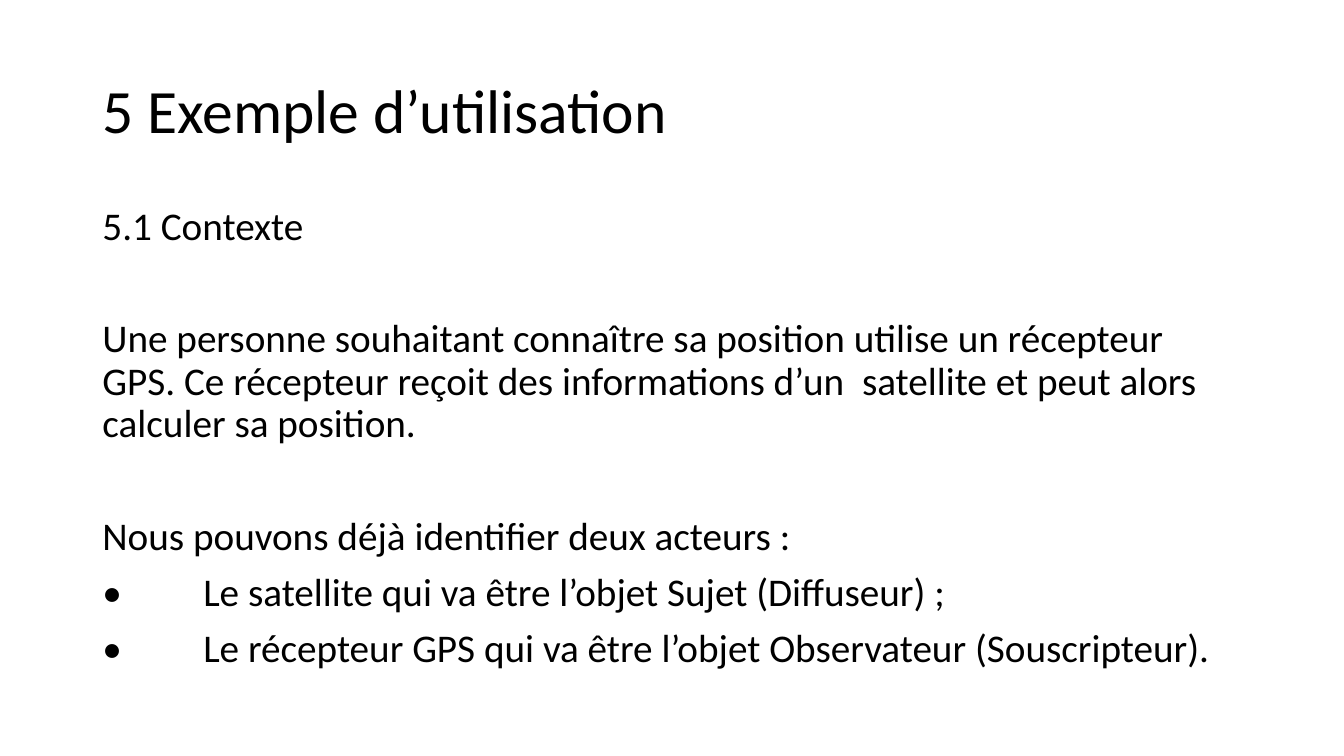
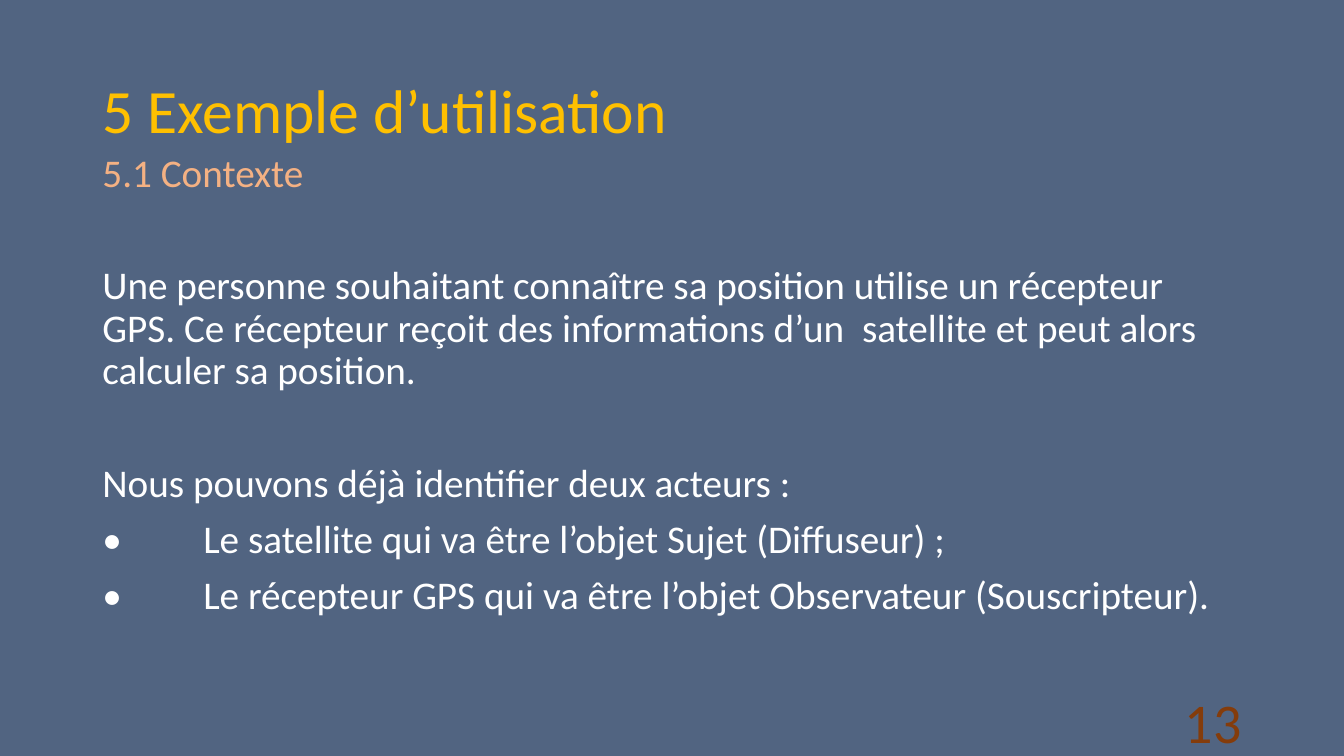
Before and after one commit to D-CRAVO/FORMATION-CDA-2210, a slide deck: slide 13 of 106_DesignPattern/Cours/Observateur/Observateur.pptx. Drawn at 1344x756 pixels with LibreOffice and Linux fonts; fonts in the diff are those of the drawing. Boxes give left, top, right and bottom in pixels: in the first picture for what was removed or moved away, otherwise in the second. Text is boxed around its words. In the diff, an @@ line names an element or a change of style, - is before the commit and + after.

```diff
--- a/106_DesignPattern/Cours/Observateur/Observateur.pptx
+++ b/106_DesignPattern/Cours/Observateur/Observateur.pptx
@@ background #FFFFFF to #526582 @@
@@ title "5 Exemple d’utilisation" at box(102, 90, 666, 143): text colour #000000 to #FFC000 @@
@@ text "5.1 Contexte": place and size @@
-text "5.1 Contexte" at box(102, 214, 1209, 669)
+text "5.1 Contexte" at box(102, 161, 1209, 616)
@@ text "5.1 Contexte" at box(102, 161, 1209, 616): text colour #000000 to #F4B183 in "5.1 Contexte"; text colour #000000 to #FFFFFF @@
@@ page number added at box(1185, 707, 1242, 744), 40 pt, text #843C0B @@
+13
```
Also in this commit, not shown: 23 other slides changed, 1 slide added.
